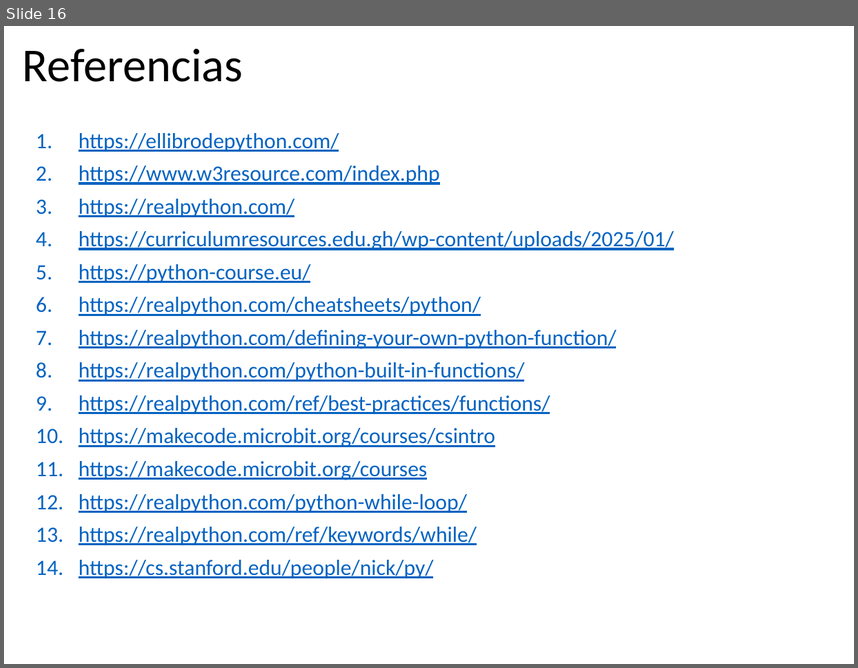
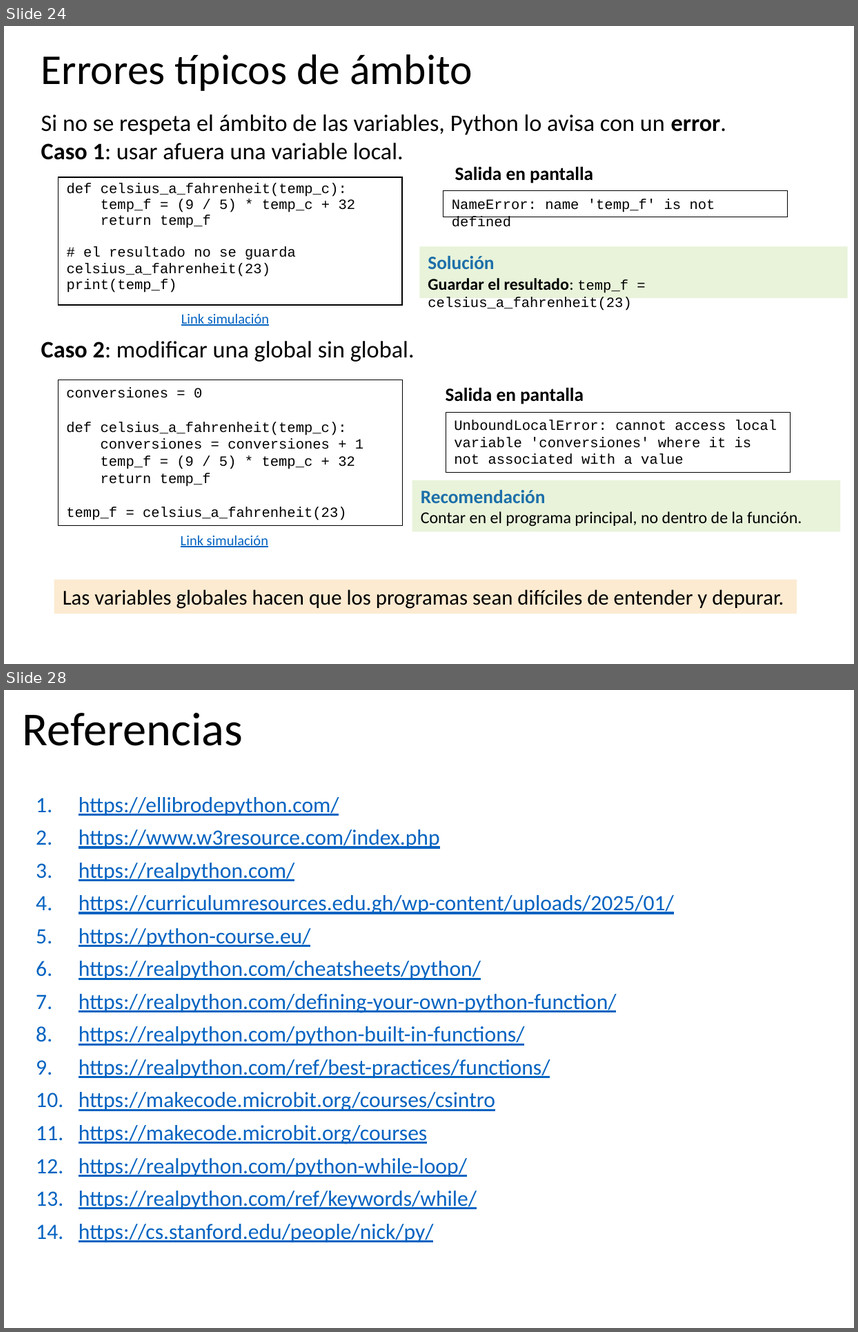
Before and after one commit to algoritmos-UdeA/logica1-20262, a slide deck: clases/10/teoria/clase-10.pptx. Shown one above the other, each under a label of ours: slide 16 before the commit, slides 24 and 28 after it; the slides between them are not shown. The pictures are 858x668 and 858x1332 pixels, drawn with LibreOffice and Linux fonts; fonts in the diff are those of the drawing. Boxes give left, top, right and bottom in pixels: in the first picture for what was removed or moved away, otherwise in the second. Text is boxed around its words. In the diff, an @@ line names an element or a change of style, - is before the commit and + after.

```diff
--- a/clases/10/teoria/clase-10.pptx
+++ b/clases/10/teoria/clase-10.pptx
@@ slide 24 added at (4,26,854,664), background #FFFFFF @@
@@ title added at (41,54,473,91), 36 pt, text #000000 @@
+Errores típicos de ámbito
@@ text added at (41,114,726,361), 20 pt, text #000000 @@
+Si no se respeta el ámbito de las variables, Python lo avisa con un error.
+Caso 1: usar afuera una variable local.
+Caso 2: modificar una global sin global.
@@ text added at (455,166,593,183), 16 pt, text #000000, bold @@
+Salida en pantalla
@@ table added at (59,177,403,305), 1 rows, 1 columns @@
+def celsius_a_fahrenheit(temp_c): / temp_f = (9 / 5) * temp_c + 32 / return temp_f / # el resultado no se guarda / celsius_a_fahrenheit(23) / print(temp_f)
@@ rectangle added at (444,191,788,216), outline #000000 0.75 pt, 12 pt, text #000000 @@
+NameError: name 'temp_f' is not defined
@@ rectangle added at (419,246,848,298), fill #E8F3DA, 12 pt, text #000000 @@
+Solución
+Guardar el resultado: temp_f = celsius_a_fahrenheit(23)
@@ text added at (181,313,269,325), 12 pt, text #0563C1, underline @@
+Link simulación
@@ rectangle added at (59,380,403,526), outline #000000 0.75 pt, 12 pt, text #000000 @@
+conversiones = 0
+def celsius_a_fahrenheit(temp_c):
+conversiones = conversiones + 1
+temp_f = (9 / 5) * temp_c + 32
+return temp_f
+temp_f = celsius_a_fahrenheit(23)
@@ text added at (446,387,584,404), 16 pt, text #000000, bold @@
+Salida en pantalla
@@ rectangle added at (446,412,791,472), outline #000000 0.75 pt, 12 pt, text #000000 @@
+UnboundLocalError: cannot access local variable 'conversiones' where it is not associated with a value
@@ rectangle added at (412,480,840,532), fill #E8F3DA, 14 pt, text #000000 @@
+Recomendación
+Contar en el programa principal, no dentro de la función.
@@ text added at (181,535,268,547), 12 pt, text #0563C1, underline @@
+Link simulación
@@ rectangle added at (54,579,797,613), fill #FCEBD1, 18 pt, text #000000 @@
+Las variables globales hacen que los programas sean difíciles de entender y depurar.
@@ what was slide 16 is now slide 28 @@
```
Also in this commit, not shown: 2 slides changed, 11 other slides added, 10 other files.
